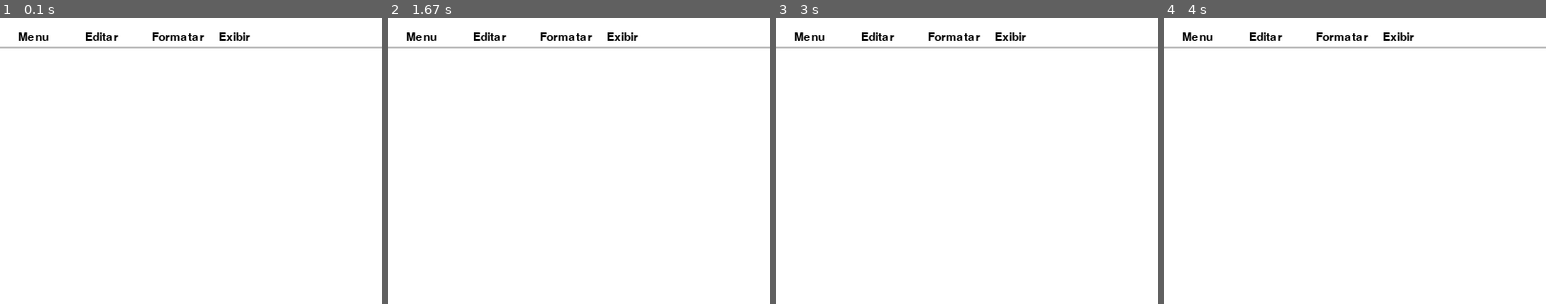
Above: before the commit, frames 1-4 (left to right).
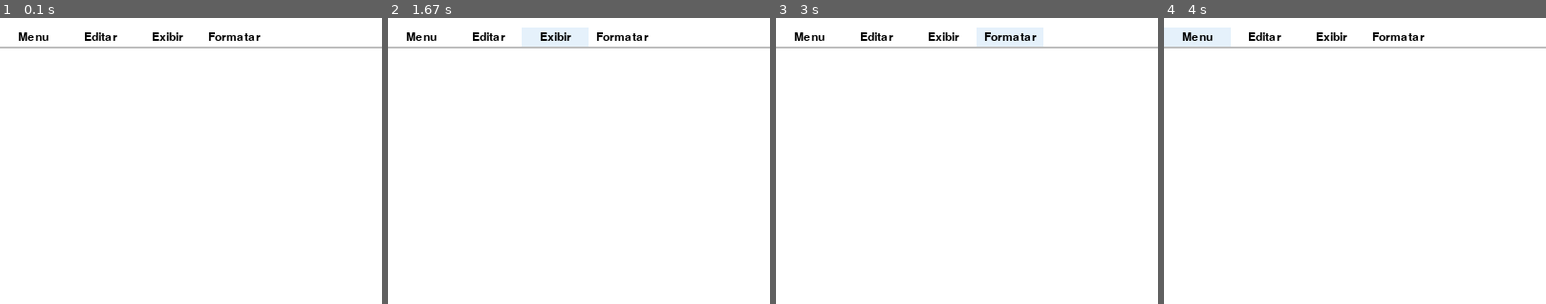
Above: after the commit, the same moments.

Repository: PedroGoulartbranco/Bloco-de-notas-pygame
Game: pygame game, started from main.py
Same seed, same stepped clock (60 frames per second), same inputs: the game is played once before the commit and once after it.
Inputs (mouse positions are % of the whole screen's width and height, from its top left):
- Up to frame 1 (0.1 s): no input
- Up to frame 2 (1.67 s): click "Editar" at 0.38 s; click (50, 56) at 0.72 s; click "Exibir" at 1.55 s
- Up to frame 3 (3 s): click (52, 16) at 1.88 s; click "Formatar" at 2.72 s
- Up to frame 4 (4 s): click (36, 29) at 3.05 s; click "Menu" at 3.88 s
The pictures show only the part of the screen within x 0-50%, y 0-50%; the shares and areas given below are measured in that part.

The runs differ from the first frame. In frame 1, 0.6% of the frame differs, in the area x 22-69%, y 5-8%; in frame 2, 1.6%; in frame 3, 1.5%; in frame 4, 1.7%, in the area x 0-69%, y 3-10%.

Commit message:
Update main.py

Diff:
--- a/main.py
+++ b/main.py
@@ -11,13 +11,7 @@
 
 fonte_menu = pygame.font.Font(None, 18)
 
-def desenhar_botoes():
-    #Criando os rects dos botoes
-    botao_arquivo = pygame.Rect(0, 10, 70, 20)
-    botao_editar = pygame.Rect(70, 10, 70, 20)
-    botao_formatar = pygame.Rect(140, 10, 70, 20)
-    botao_exibir = pygame.Rect(210, 10, 70, 20)
-
+def desenhar_texto():
     #Criando texto botoes
     texto_arquivo_opcoes =  fonte_menu.render("Menu", True, "black")
     texto_editar_opcoes =  fonte_menu.render("Editar", True, "black")
@@ -26,19 +20,39 @@
 
     #Centralizar texto nos botoes
     texto_arquivo_opcoes_coordenada =  texto_arquivo_opcoes.get_rect(center=botao_arquivo.center)
-    texto_editar_opcoes_coordenada =  texto_arquivo_opcoes.get_rect(center=botao_editar.center)
-    texto_formatar_opcoes_coordenada =  texto_arquivo_opcoes.get_rect(center=botao_formatar.center)
-    texto_exibir_opcoes_coordenada =  texto_arquivo_opcoes.get_rect(center=botao_exibir.center)
-
-    pygame.draw.rect(tela, "white", botao_arquivo)
-    pygame.draw.rect(tela, "white", botao_editar)
-    pygame.draw.rect(tela, "white", botao_formatar)
-    pygame.draw.rect(tela, "white", botao_exibir)
+    texto_editar_opcoes_coordenada =  texto_editar_opcoes.get_rect(center=botao_editar.center)
+    texto_formatar_opcoes_coordenada =  texto_formatar_opcoes.get_rect(center=botao_formatar.center)
+    texto_exibir_opcoes_coordenada =  texto_exibir_opcoes.get_rect(center=botao_exibir.center)
 
     tela.blit(texto_arquivo_opcoes, texto_arquivo_opcoes_coordenada)
     tela.blit(texto_editar_opcoes, texto_editar_opcoes_coordenada)
     tela.blit(texto_formatar_opcoes, texto_formatar_opcoes_coordenada)
     tela.blit(texto_exibir_opcoes, texto_exibir_opcoes_coordenada)
+
+def desenhar_botoes():
+    posicao_mouse = pygame.mouse.get_pos()
+
+    cor_botao_arquivo = cor_botao_editar = cor_botao_formatar = cor_botao_exibir = "white"
+
+    #Criando os rects dos botoes
+    botao_arquivo = pygame.Rect(0, 10, 70, 20)
+    botao_editar = pygame.Rect(70, 10, 70, 20)
+    botao_formatar = pygame.Rect(140, 10, 70, 20)
+    botao_exibir = pygame.Rect(210, 10, 70, 20)
+
+    if botao_arquivo.collidepoint(posicao_mouse):
+        cor_botao_arquivo = (229, 241, 251)
+    if botao_editar.collidepoint(posicao_mouse):
+        cor_botao_editar = (229, 241, 251)
+    if botao_formatar.collidepoint(posicao_mouse):
+        cor_botao_formatar = (229, 241, 251)
+    if botao_exibir.collidepoint(posicao_mouse):
+        cor_botao_exibir = (229, 241, 251)
+
+    pygame.draw.rect(tela, cor_botao_arquivo, botao_arquivo)
+    pygame.draw.rect(tela, cor_botao_editar, botao_editar)
+    pygame.draw.rect(tela, cor_botao_formatar, botao_formatar)
+    pygame.draw.rect(tela, cor_botao_exibir, botao_exibir)
 
     return botao_arquivo, botao_editar, botao_exibir, botao_formatar
 
@@ -55,6 +69,7 @@
     linha = pygame.draw.line(tela, ("gray"), (0, 30), (LARGURA, 30), 2)
 
     botao_arquivo, botao_editar, botao_formatar, botao_exibir = desenhar_botoes()
+    desenhar_texto()
 
     pygame.display.flip()   # atualiza a tela
 
